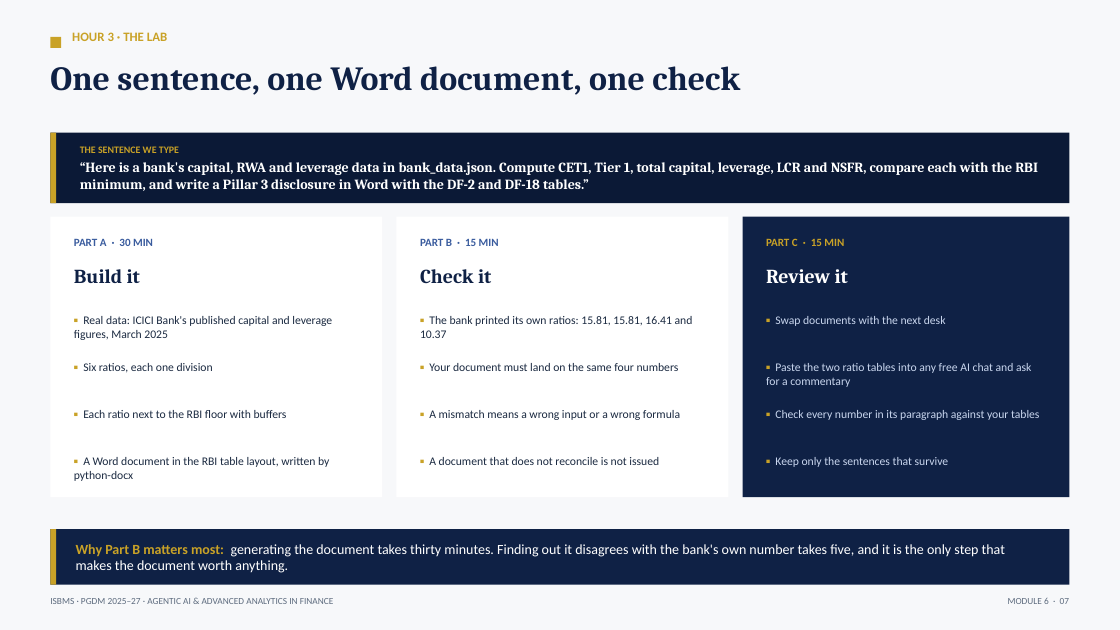
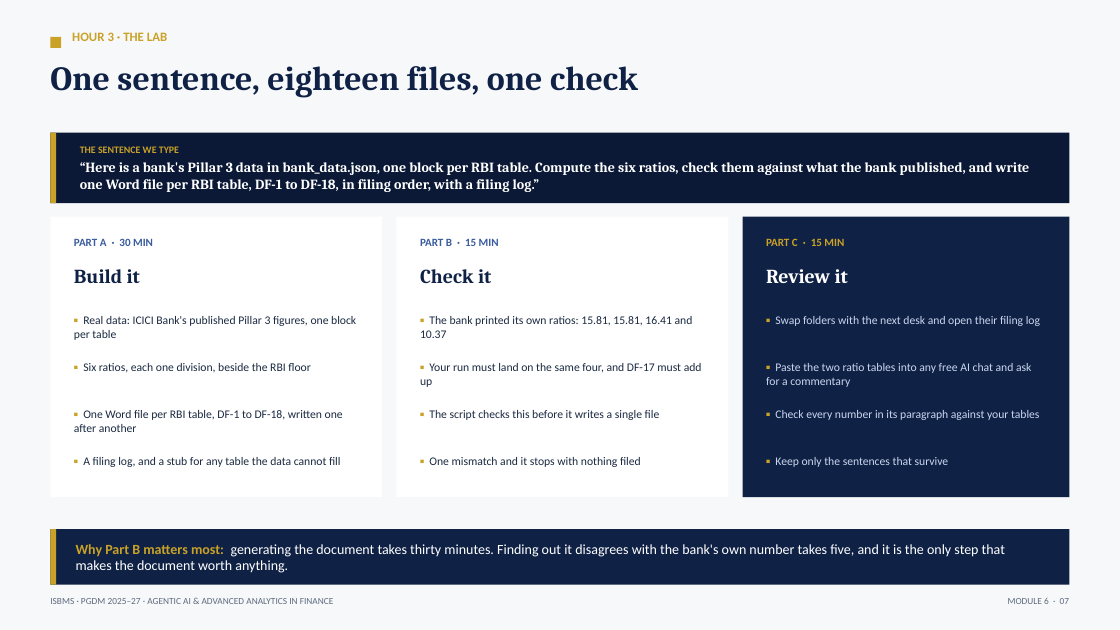
Before and after one commit to tejasgjadhav/AIFINANCE, a slide deck: slide 7 of slides/Module-06-RegTech-Basel-Compliance.pptx. Drawn at 1120x630 pixels with LibreOffice and Linux fonts; fonts in the diff are those of the drawing. Boxes give left, top, right and bottom in pixels: in the first picture for what was removed or moved away, otherwise in the second. Text is boxed around its words. In the diff, an @@ line names an element or a change of style, - is before the commit and + after.

```diff
--- a/slides/Module-06-RegTech-Basel-Compliance.pptx
+++ b/slides/Module-06-RegTech-Basel-Compliance.pptx
@@ text at (50,66,638,98): text changed @@
-One sentence, one Word document, one check
+One sentence, eighteen files, one check
@@ text at (80,162,1030,192): text changed @@
-“Here is a bank's capital, RWA and leverage data in bank_data.json. Compute CET1, Tier 1, total capital, leverage, LCR and NSFR, compare each with the RBI minimum, and write a Pillar 3 disclosure in Word with the DF-2 and DF-18 tables.”
+“Here is a bank's Pillar 3 data in bank_data.json, one block per RBI table. Compute the six ratios, check them against what the bank published, and write one Word file per RBI table, DF-1 to DF-18, in filing order, with a filing log.”
@@ text at (74,316,356,340): text changed @@
-▪ Real data: ICICI Bank's published capital and leverage figures, March 2025
+▪ Real data: ICICI Bank's published Pillar 3 figures, one block per table
@@ text at (775,316,1040,326): text changed @@
-▪ Swap documents with the next desk
+▪ Swap folders with the next desk and open their filing log
@@ text at (83,363,310,373): text changed @@
-▪ Six ratios, each one division
+▪ Six ratios, each one division, beside the RBI floor
@@ text at (420,363,702,387): text changed @@
-▪ Your document must land on the same four numbers
+▪ Your run must land on the same four, and DF-17 must add up
@@ text at (74,410,343,432): text changed @@
-▪ Each ratio next to the RBI floor with buffers
+▪ One Word file per RBI table, DF-1 to DF-18, written one after another
@@ text at (429,410,660,420): text changed @@
-▪ A mismatch means a wrong input or a wrong formula
+▪ The script checks this before it writes a single file
@@ text at (83,457,340,467): text changed @@
-▪ A Word document in the RBI table layout, written by python-docx
+▪ A filing log, and a stub for any table the data cannot fill
@@ text at (429,457,641,467): text changed @@
-▪ A document that does not reconcile is not issued
+▪ One mismatch and it stops with nothing filed
```
Also in this commit, not shown: 27 other files.
